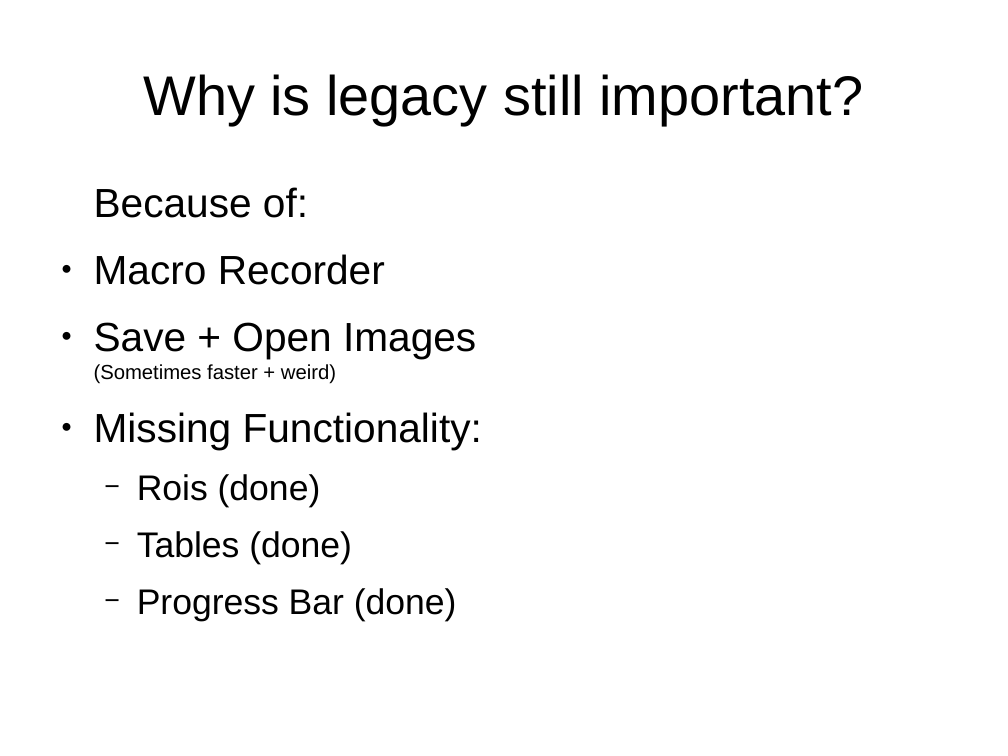
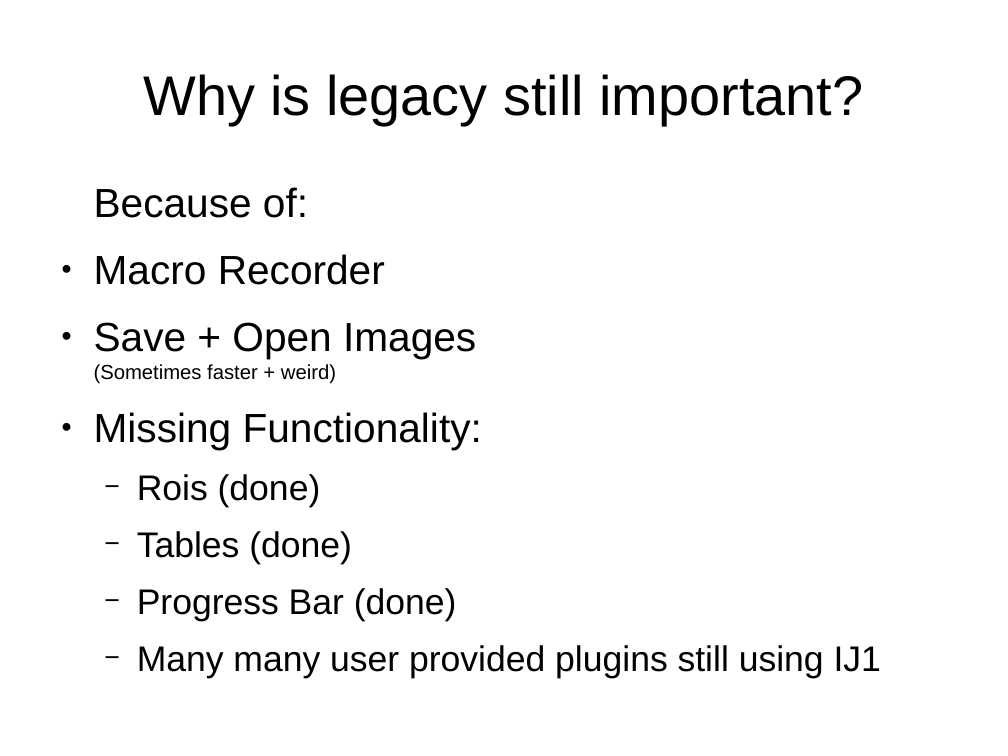
Before and after one commit to maarzt/imagej-legacy-course, a slide deck: slide 8 of slides/presentation.odp. Drawn at 1008x756 pixels with LibreOffice and Linux fonts; fonts in the diff are those of the drawing. Boxes give left, top, right and bottom in pixels: in the first picture for what was removed or moved away, otherwise in the second. Text is boxed around its words. In the diff, an @@ line names an element or a change of style, - is before the commit and + after.

```diff
--- a/slides/presentation.odp
+++ b/slides/presentation.odp
@@ text at (137,645,881,678): paragraph added @@
+  − Many many user provided plugins still using IJ1
```
Also in this commit, not shown: 9 other slides changed, 1 other file.
